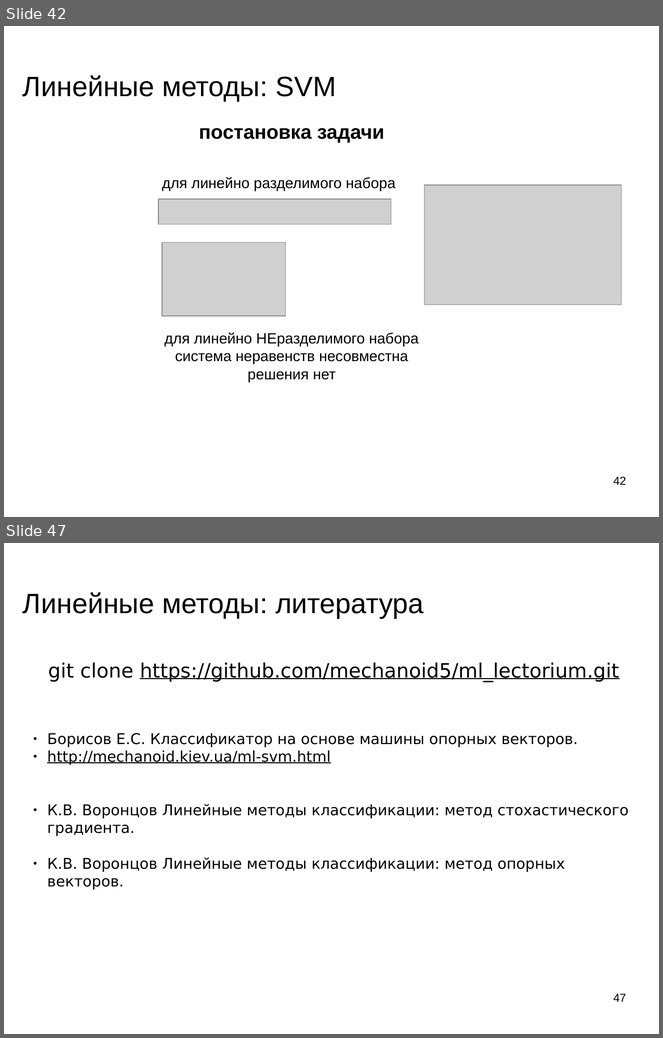
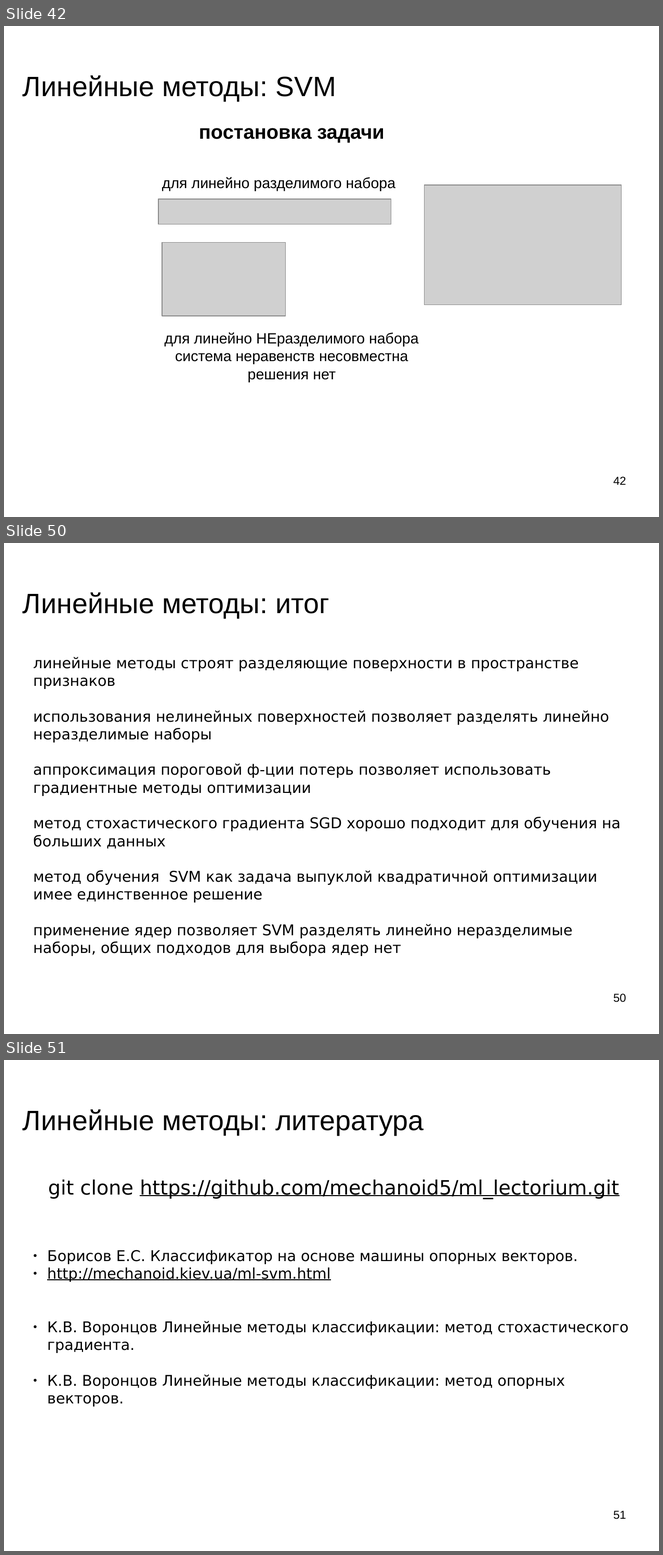
Before and after one commit to mechanoid5/ml_lectorium_legacy, a slide deck: 09-linear.odp. Shown one above the other, each under a label of ours: slides 42 and 47 before the commit, slides 42, 50 and 51 after it; the slides between them are not shown. The pictures are 663x1038 and 663x1555 pixels, drawn with LibreOffice and Linux fonts; fonts in the diff are those of the drawing; grey boxes stand for pictures; background and template pictures are left out. Boxes give left, top, right and bottom in pixels: in the first picture for what was removed or moved away, otherwise in the second. Text is boxed around its words. In the diff, an @@ line names an element or a change of style, - is before the commit and + after.

```diff
--- a/09-linear.odp
+++ b/09-linear.odp
@@ slide 50 added at (4, 543, 659, 1034), background picture (left out) @@
@@ title added at (23, 592, 330, 618), 33.9 pt, text #000000 @@
+Линейные методы: итог
@@ text added at (33, 657, 621, 956), 18 pt, text #000000 @@
+линейные методы строят разделяющие поверхности в пространстве признаков
+использования нелинейных поверхностей позволяет разделять линейно неразделимые наборы
+аппроксимация пороговой ф-ции потерь позволяет использовать градиентные методы оптимизации
+метод стохастического градиента SGD хорошо подходит для обучения на больших данных
+метод обучения SVM как задача выпуклой квадратичной оптимизации имее единственное решение
+применение ядер позволяет SVM разделять линейно неразделимые наборы, общих подходов для выбора ядер нет
@@ page number added at (613, 994, 626, 1003), 14 pt, text #000000 @@
+50
@@ what was slide 47 is now slide 51 @@
@@ page number at (613, 1511, 626, 1520): text changed @@
-47
+51
```
Also in this commit, not shown: 4 slides changed, 4 other slides added, 1 slide removed, 1 other file.
